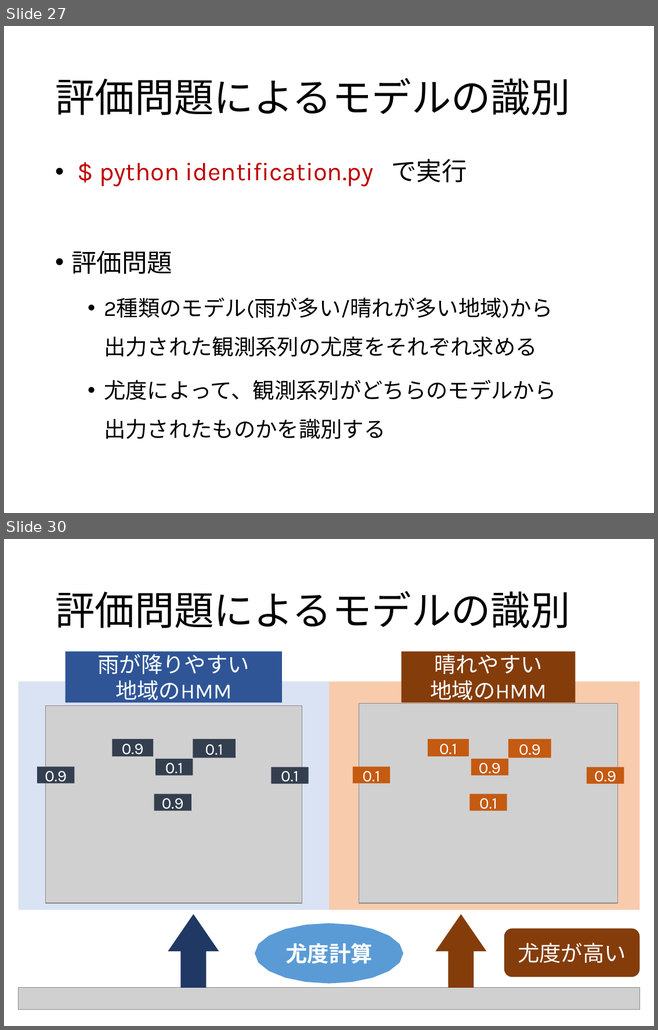
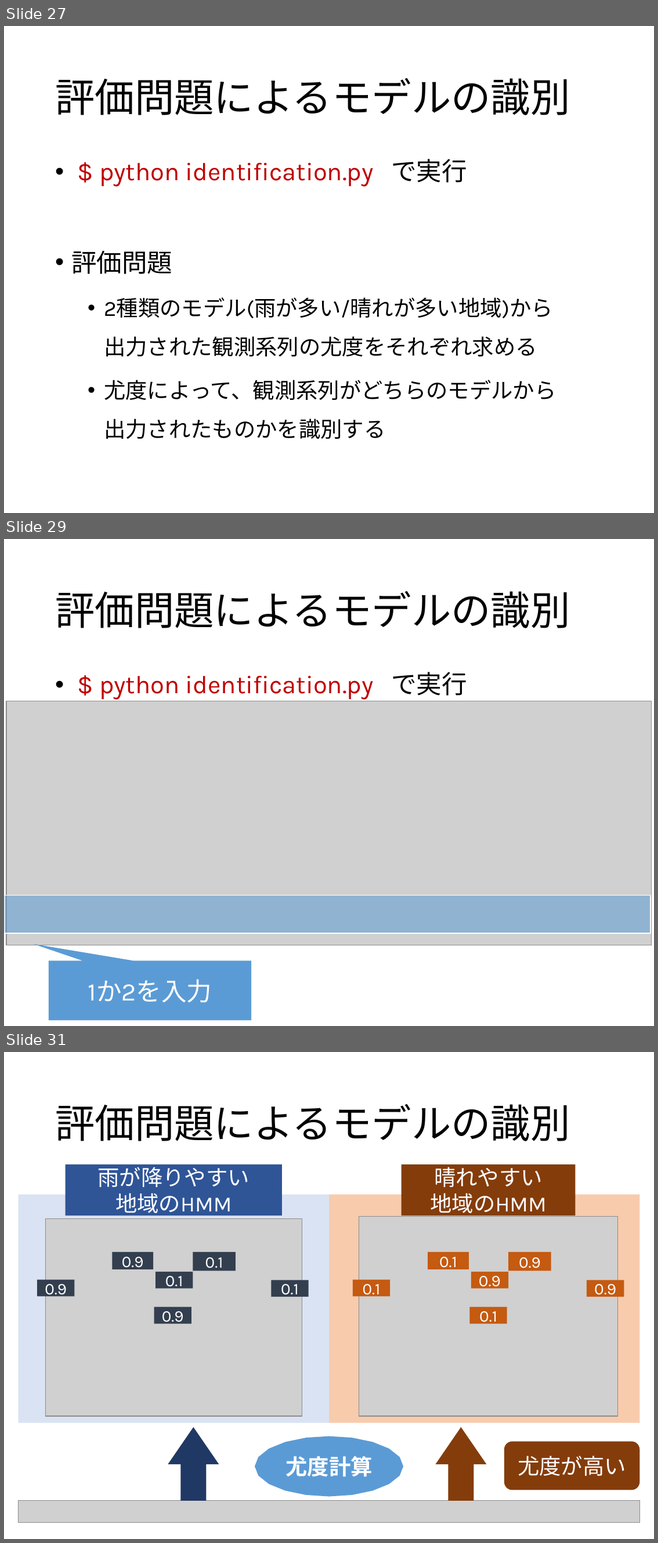
Before and after one commit to 2017B4/rinko, a slide deck: 輪講実習.pptx. Shown one above the other, each under a label of ours: slides 27 and 30 before the commit, slides 27, 29 and 31 after it; the slides between them are not shown. The pictures are 658x1030 and 658x1543 pixels, drawn with LibreOffice and Linux fonts; fonts in the diff are those of the drawing; grey boxes stand for pictures. Boxes give left, top, right and bottom in pixels: in the first picture for what was removed or moved away, otherwise in the second. Text is boxed around its words. In the diff, an @@ line names an element or a change of style, - is before the commit and + after.

```diff
--- a/輪講実習.pptx
+++ b/輪講実習.pptx
@@ slide 29 added at [4,539,654,1026], background #FFFFFF @@
@@ title added at [55,591,570,628], 44 pt, text #000000 @@
+評価問題によるモデルの識別
@@ text added at [99,672,467,700], 28 pt, text #C00000 @@
+• $ python identification.py で実行
@@ picture added at [6,701,652,946] @@
@@ rectangle added at [4,896,650,933], fill #5B9BD5 at 54% opacity, outline #FFFFFF 1 pt @@
@@ speech box added at [49,961,252,1020], fill #5B9BD5, 28 pt, text #FFFFFF @@
+1か2を入力
@@ what was slide 30 is now slide 31 @@
```
Also in this commit, not shown: 3 slides changed.
